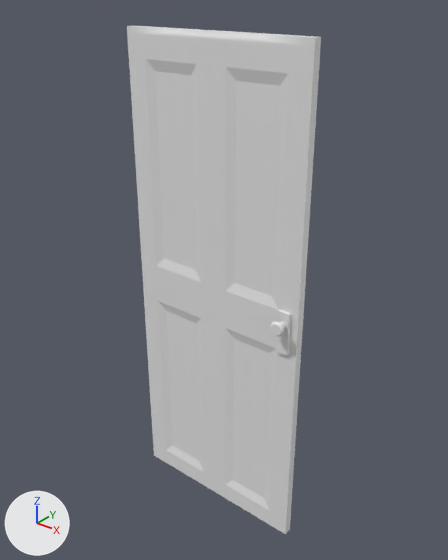
Before and after pictures for a commit that changed the FBX model Assets/Art/Models/Wood Mansion Door.fbx.
One viewpoint serves both versions: a 50 mm lens placed at (17.2, -20.9, 26.6), pointed at (0.0, 0.6, 13.3). The lights are fixed; the arrows at lower left show +X, +Y and +Z. The older version comes first. Where no turn or scale is listed for an object, it has been applied to the vertices.

Before the edit, the objects in view are built like this:
```python
me_cube_002 = bpy.data.meshes.new('Cube.002')
me_cube_002.from_pydata(...)  # 130 vertices, 128 faces; spans x 0.0..9.1, y 0.0..0.4, z 0.0..24.4
me_cube_003 = bpy.data.meshes.new('Cube.003')
me_cube_003.from_pydata(...)  # a box spanning x -0.3..0.3, y -0.15..0.0, z -1.07..1.07
me_cube_005 = bpy.data.meshes.new('Cube.005')
me_cube_005.from_pydata(...)  # 28 vertices, 25 faces; spans x -4.9..4.9, y -0.2..0.2, z -12.2..12.5
me_cylinder = bpy.data.meshes.new('Cylinder')
me_cylinder.from_pydata(...)  # 160 vertices, 130 faces; spans x -0.36..0.36, y -0.36..0.207, z -0.36..0.36
ob_door = bpy.data.objects.new('Door', me_cube_002)
ob_door.location = (-4.57, -0.21, 0.0)
ob_door_handle__l = bpy.data.objects.new('Door Handle (L)', me_cube_003)
ob_door_handle__l.location = (4.19, -0.21, 12.19)
ob_frame = bpy.data.objects.new('Frame', me_cube_005)
ob_frame.location = (0.0, 0.0, 12.19)
ob_knob = bpy.data.objects.new('Knob', me_cylinder)
ob_knob.location = (4.19, -0.57, 12.65)
```
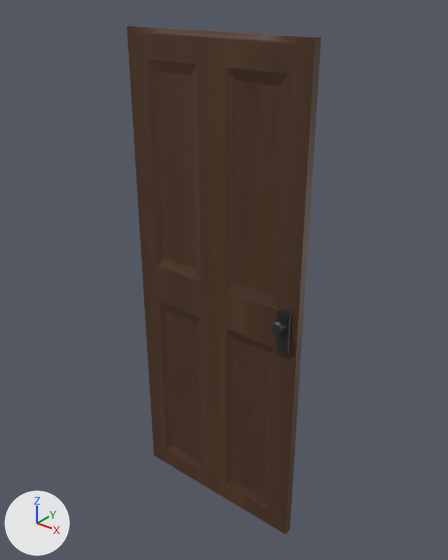
Where the change shows, as pixel boxes (x1, y1, x2, y2) in the pictures (448 x 560 px):
'Door', recoloured, surface changed (white to brown)
    both: (132, 34, 307, 531)
'Frame', recoloured
    both: (127, 26, 321, 534)
'Door Handle (L)', recoloured (white to black)
    both: (276, 310, 291, 356)
'Knob', recoloured (white to black)
    both: (270, 321, 286, 336)

The change, as a list of edits to the scene's bpy script:
```text
Add img_wood_mansion_door_uv_png:
    img_wood_mansion_door_uv_png = load_image('Wood Mansion Door UV.png', '../Textures UV/Original/Wood Mansion Door UV.png', 1024, 1024, 'sRGB')
Add img_steel_dark_grey_texture_jpg:
    img_steel_dark_grey_texture_jpg = load_image('Steel Dark Grey Texture.jpg', '../Textures UV/Original/Steel Dark Grey Texture.jpg', 629, 360, 'sRGB')
Add mat_material_002:
    mat_material_002 = principled_material('Material.002')
    mat_material_002.texture = img_wood_mansion_door_uv_png
Add mat_material_004:
    mat_material_004 = principled_material('Material.004')
    mat_material_004.texture = img_steel_dark_grey_texture_jpg
Add mat_material_003:
    mat_material_003 = principled_material('Material.003')
    mat_material_003.base_color = (0.0723, 0.0307, 0.0116)  # brown #4c311c
Change me_cube_005:
    where me_cube_005.from_pydata(...)  # 28 vertices, 25 faces; spans x -4.9..4.9, y -0.2..0.2, z -12.2..12.5
    add me_cube_005.materials.append(mat_material_003)  # brown #4c311c
Change me_cylinder:
    where me_cylinder.from_pydata(...)  # 160 vertices, 130 faces; spans x -0.36..0.36, y -0.36..0.207, z -0.36..0.36
    add me_cylinder.materials.append(mat_material_004)  # picture img_steel_dark_grey_texture_jpg
Change me_cube_002:
    where me_cube_002.from_pydata(...)  # 130 vertices, 128 faces; spans x 0.0..9.1, y 0.0..0.4, z 0.0..24.4
    used by ob_door; location = (-4.57, -0.21, 0.0)
    me_cube_002 part 1: texture (UV) coordinates of 128 of 128 faces, centred in x 0.0..9.1, y 0.0..0.4, z 0.0..24.4, changed; they spanned u 0.5..0.75, v 0.38..0.88 and now span u 0.0..0.98, v 0.0..1.0
    add me_cube_002.materials.append(mat_material_002)  # picture img_wood_mansion_door_uv_png
Change me_cube_003:
    where me_cube_003.from_pydata(...)  # 8 vertices, 6 faces; spans x -0.3..0.3, y -0.15..0.0, z -1.07..1.07
    add me_cube_003.materials.append(mat_material_004)  # picture img_steel_dark_grey_texture_jpg
```
